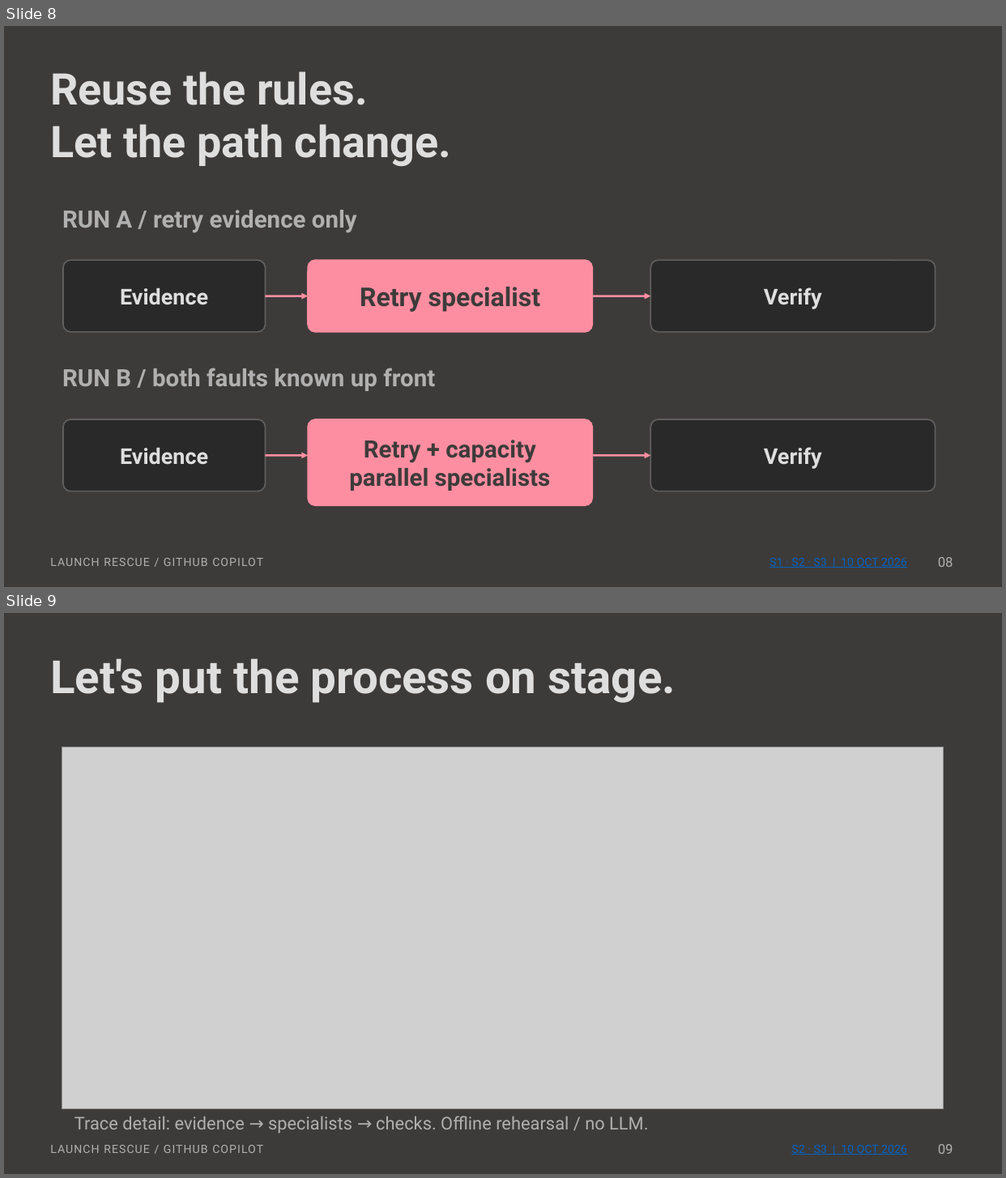
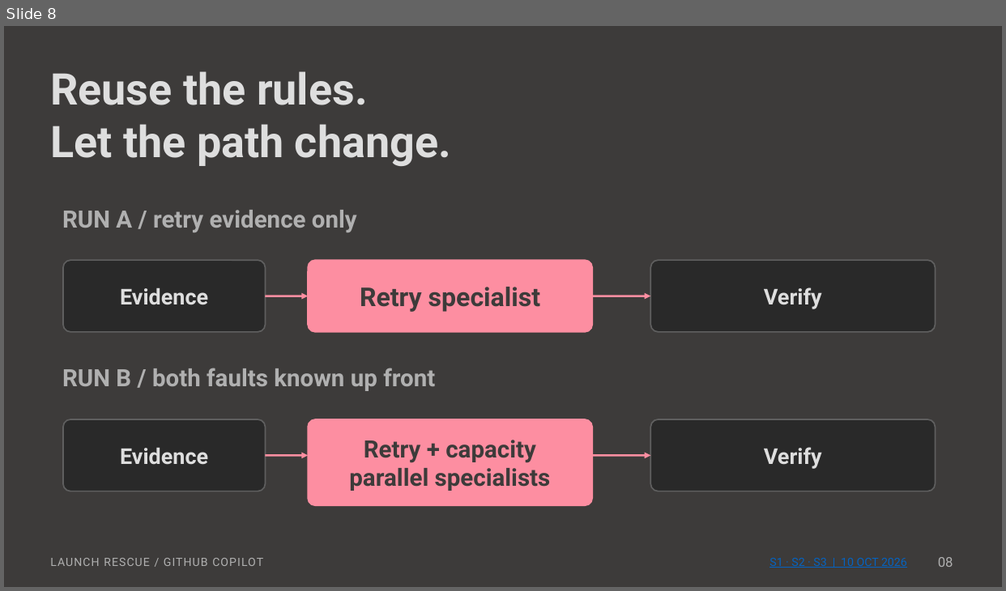
Before and after one commit to msftnadavbh/workflows, a slide deck: Launch-Rescue.pptx. Shown one above the other, each under a label of ours: slides 8 and 9 before the commit, slide 8 after it. The pictures are 1006x1178 and 1006x591 pixels, drawn with LibreOffice and Linux fonts; fonts in the diff are those of the drawing; grey boxes stand for pictures. Boxes give left, top, right and bottom in pixels: in the first picture for what was removed or moved away, otherwise in the second. Text is boxed around its words. In the diff, an @@ line names an element or a change of style, - is before the commit and + after.

```diff
--- a/Launch-Rescue.pptx
+++ b/Launch-Rescue.pptx
@@ slide 9 removed at (x1=4, y1=613, x2=1002, y2=1174), background #3D3B3A @@
@@ text removed at (x1=50, y1=658, x2=675, y2=703) @@
-Let's put the process on stage.
@@ picture removed at (x1=62, y1=747, x2=944, y2=1110) @@
@@ text removed at (x1=74, y1=1116, x2=648, y2=1134) @@
-Trace detail: evidence → specialists → checks. Offline rehearsal / no LLM.
@@ text removed at (x1=50, y1=1145, x2=263, y2=1153) @@
-LAUNCH RESCUE / GITHUB COPILOT
@@ text removed at (x1=791, y1=1145, x2=907, y2=1155) @@
-S2 · S3 | 10 OCT 2026
@@ text removed at (x1=938, y1=1144, x2=953, y2=1154) @@
-09
```
Also in this commit, not shown: 1 slide changed, 2 slides added, 1 other slide removed, 59 other files.
